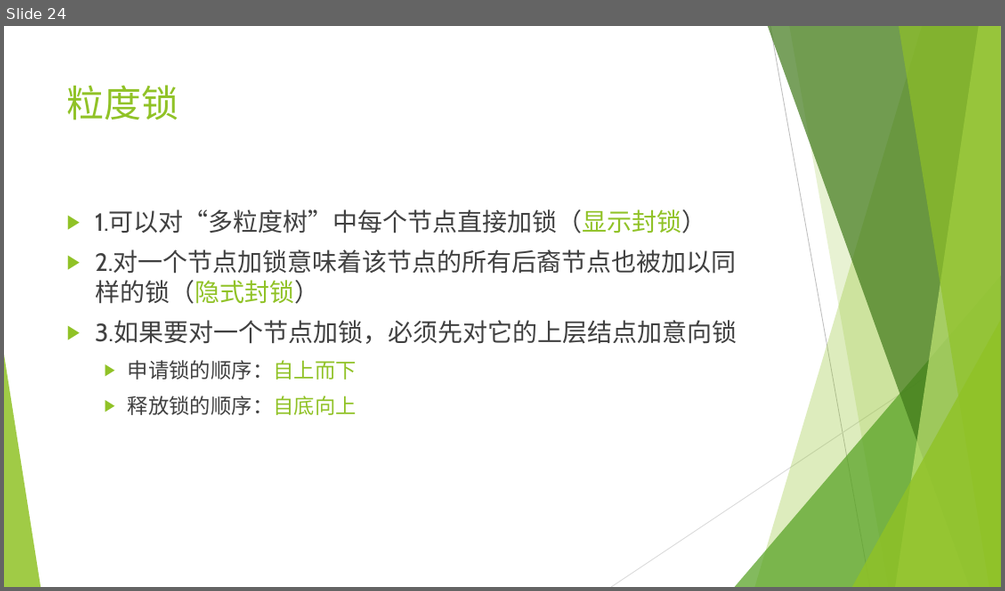
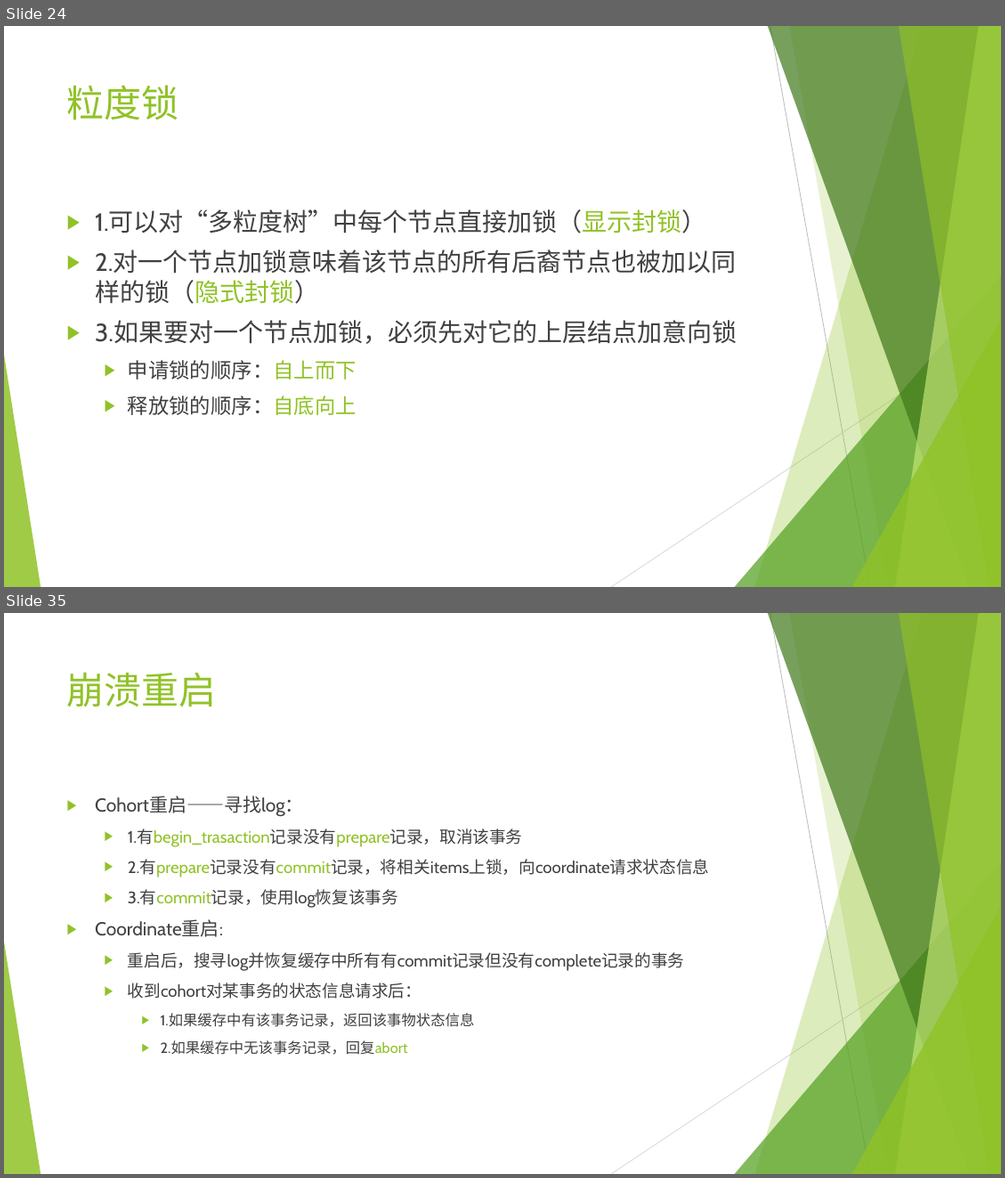
Before and after one commit to jkfhklh/database, a slide deck: 数据库 DZ1533016 刘子凡.pptx. Shown one above the other, each under a label of ours: slide 24 before the commit, slides 24 and 35 after it; the slides between them are not shown. The pictures are 1005x591 and 1005x1178 pixels, drawn with LibreOffice and Linux fonts; fonts in the diff are those of the drawing. Boxes give left, top, right and bottom in pixels: in the first picture for what was removed or moved away, otherwise in the second. Text is boxed around its words. In the diff, an @@ line names an element or a change of style, - is before the commit and + after.

```diff
--- a/数据库 DZ1533016 刘子凡.pptx
+++ b/数据库 DZ1533016 刘子凡.pptx
@@ slide 35 added at (4, 613, 1001, 1174), background #FFFFFF; not listed: 10 template elements that a slide beside it also shows @@
@@ title added at (67, 672, 217, 707), 36 pt, text #90C226 @@
+崩溃重启
@@ text added at (95, 795, 710, 1054), 16 pt, text #404040 @@
+▶ Cohort重启——寻找log：
+  ▶ 1.有begin_trasaction记录没有prepare记录，取消该事务
+  ▶ 2.有prepare记录没有commit记录，将相关items上锁，向coordinate请求状态信息
+  ▶ 3.有commit记录，使用log恢复该事务
+▶ Coordinate重启:
+  ▶ 重启后，搜寻log并恢复缓存中所有有commit记录但没有complete记录的事务
+  ▶ 收到cohort对某事务的状态信息请求后：
+    ▶ 1.如果缓存中有该事务记录，返回该事物状态信息
+    ▶ 2.如果缓存中无该事务记录，回复abort
```
Also in this commit, not shown: 1 slide changed, 15 other slides added, 1 other file.
